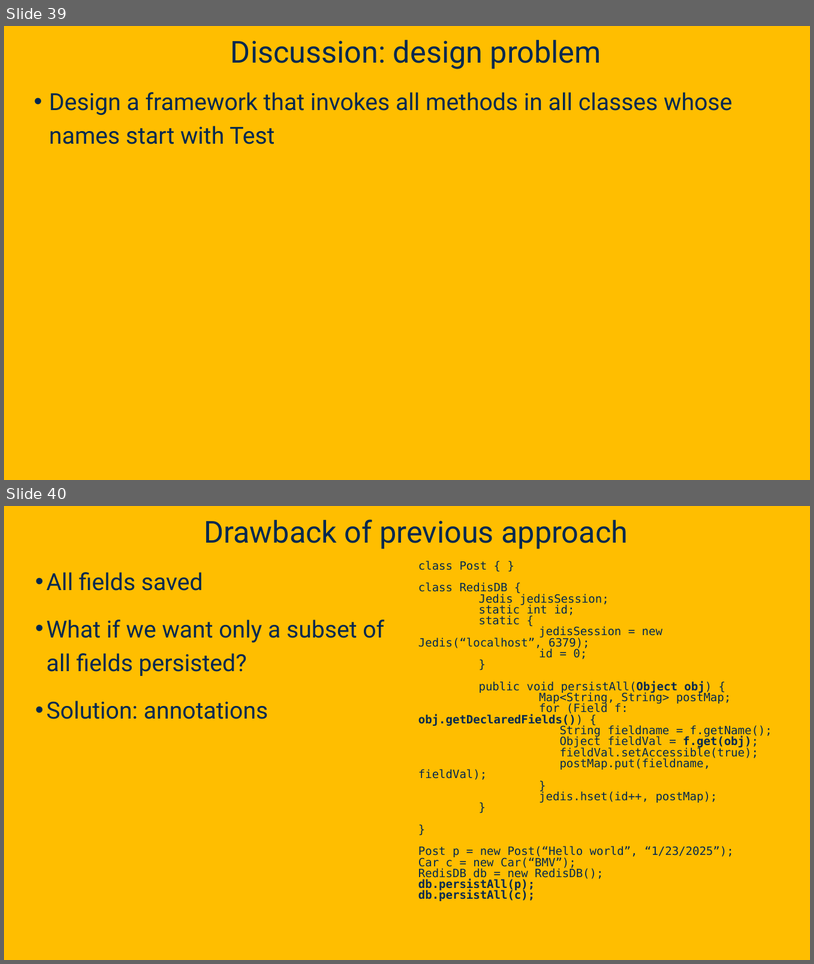
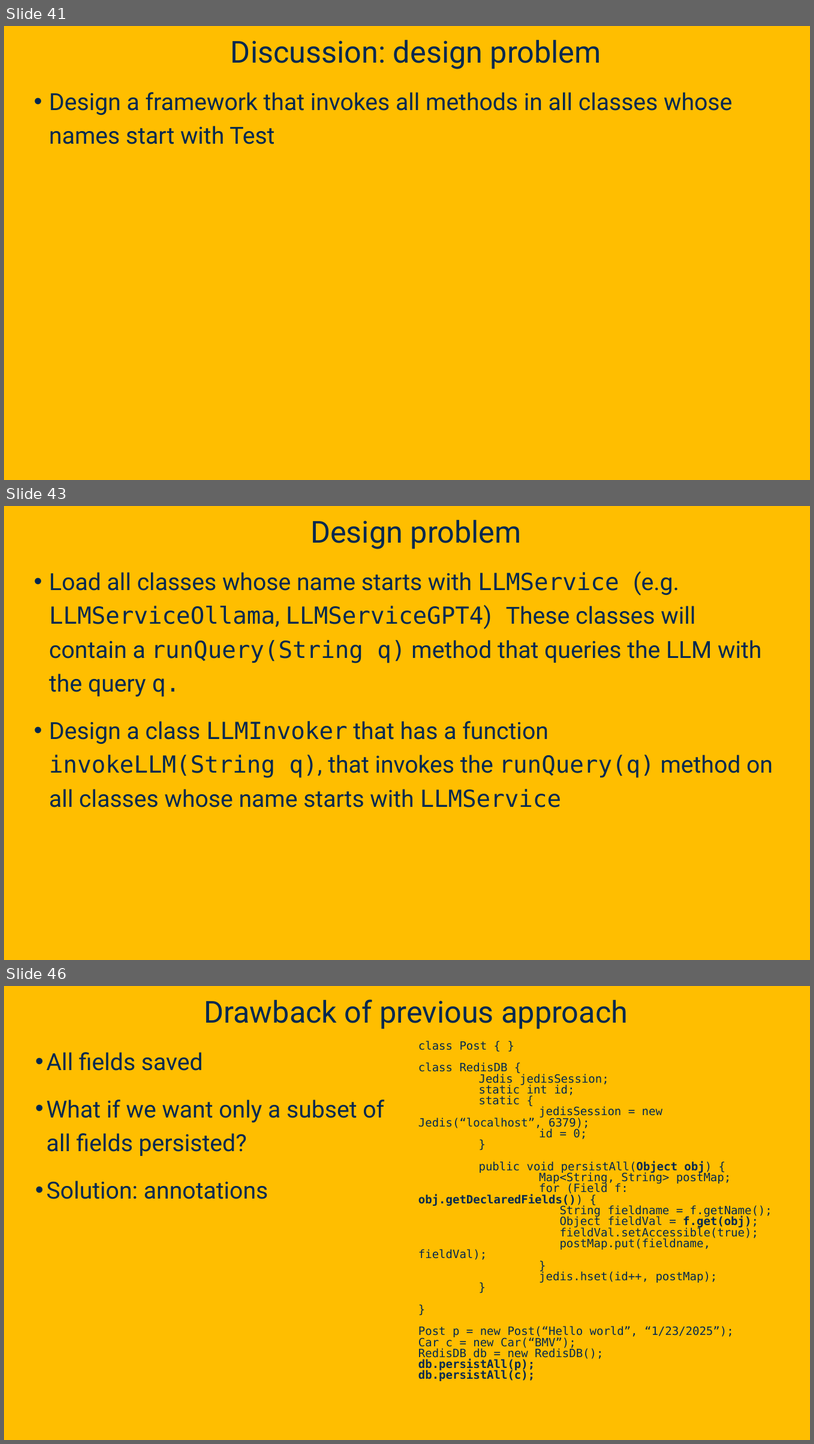
Before and after one commit to davsec-teaching/ecs160-f25, a slide deck: slides/5_annotations_and_reflection.pptx. Shown one above the other, each under a label of ours: slides 39 and 40 before the commit, slides 41, 43 and 46 after it; the slides between them are not shown. The pictures are 814x964 and 814x1444 pixels, drawn with LibreOffice and Linux fonts; fonts in the diff are those of the drawing; background and template pictures are left out. Boxes give left, top, right and bottom in pixels: in the first picture for what was removed or moved away, otherwise in the second. Text is boxed around its words. In the diff, an @@ line names an element or a change of style, - is before the commit and + after.

```diff
--- a/slides/5_annotations_and_reflection.pptx
+++ b/slides/5_annotations_and_reflection.pptx
@@ slide 43 added at [4,506,810,960], background picture (left out) @@
@@ title added at [311,520,522,549], 36 pt, text #022850 @@
+Design problem
@@ text added at [49,571,773,807], 28 pt, text #022850 @@
+• Load all classes whose name starts with LLMService (e.g. LLMServiceOllama, LLMServiceGPT4) These classes will contain a runQuery(String q) method that queries the LLM with the query q.
+• Design a class LLMInvoker that has a function invokeLLM(String q), that invokes the runQuery(q) method on all classes whose name starts with LLMService
@@ what was slide 39 is now slide 41 @@
@@ what was slide 40 is now slide 46 @@
```
Also in this commit, not shown: 1 slide changed, 6 other slides added, 1 slide removed.
